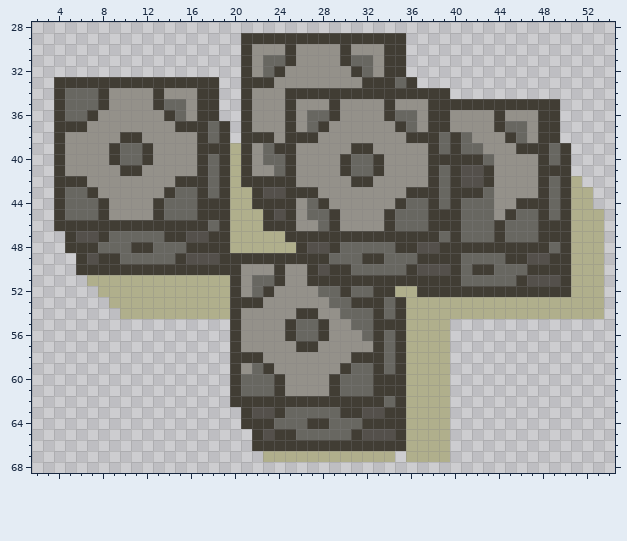
A sprite sheet gets an edit: img/decor/2x2_s_crate_cluster.png. Above: the version before the commit.
The file is 70x70 pixels. Shown: x 2..54, y 28..68.
The result:
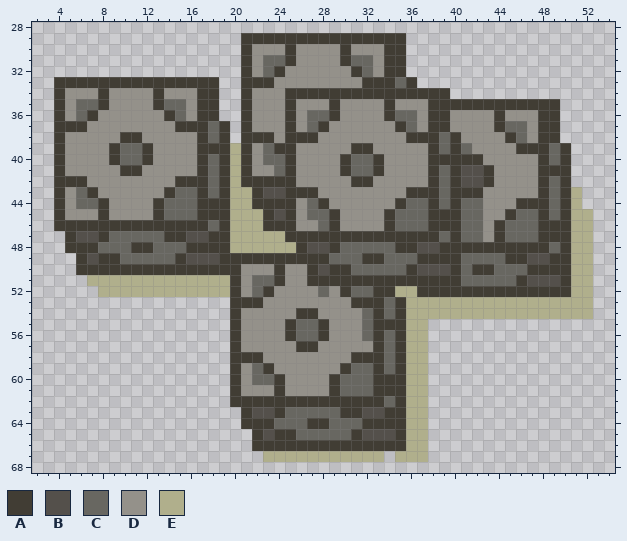
Palette (. is transparent): A #413d34  B #54504b  C #686761  D #94918a  E #b0af8c
Changes in this commit:
@@ x 2..54 @@
 33 ..AAAAAAAAAAAAAAA..AAADDDDDDDDAAACA..................
-34 ..ACCCADDDDADDDAA..ADDDAAAAAAAAAAAAAAA...............
-35 ..ACCCADDDDACCDAA..ADDDADDDADDDDADDDAAAAAAAAAAAA.....
-36 ..ACCADDDDDDACDAA..ADDDADCCADDDDACCDAADDDDADDDAA.....
+34 ..ADDDADDDDADDDAA..ADDDAAAAAAAAAAAAAAA...............
+35 ..ADCCADDDDACCDAA..ADDDADDDADDDDADDDAAAAAAAAAAAA.....
+36 ..ADCADDDDDDACDAA..ADDDADCCADDDDACCDAADDDDADDDAA.....
 37 ..AAADDDDDDDDAAACA.ADDDADCADDDDDDACDAADDDDACCDAA.....
-38 ..ADDDDDAADDDDDACA.AAADAAADDDDDDDDAAACACDDDACDAA.....
-39 ..ADDDDACCADDDDAAAEADCAADDDDDAADDDDDACACCDDDAAACA....
-40 ..ADDDDACCADDDDACAEADCCADDDDACCADDDDAAAAACDDDDACA....
+38 ..ADDDDDAADDDDDACA.AAADAAADDDDDDDDAAACADDDDACDAA.....
+39 ..ADDDDACCADDDDAAAEADCAADDDDDAADDDDDACACDDDDAAACA....
+40 ..ADDDDACCADDDDACAEADCCADDDDACCADDDDAAAAADDDDDACA....
 41 ..ADDDDDAADDDDDACAEADDCADDDDACCADDDDACABBADDDDAAA....
-42 ..AAADDDDDDDDAAACAEAAAAADDDDDAADDDDDACABBADDDDACAE...
-43 ..ACCADDDDDDACCACAEEABBAAADDDDDDDDAAACAAACDDDDACAEE..
-44 ..ACCCADDDDACCCAAAEEAAAADCADDDDDDACCACACCCDDAAACAEE..
-45 ..ACCCADDDDACCCAAAEEEABADCCADDDDACCCAAACCCDACCACAEEE.
-46 ..AAAAAAAAAAAAAACAEEEAAADDCADDDDACCCAAACCCACCCAAAEEE.
-47 ...ABBACCCCCAABBAAEEEEEAAAAAAAAAAAAAACACCCACCCAAAEEE.
-48 ...AAACCCAACCCAAAAEEEEEEABBACCCCCAABBAAAAAAAAAACAEEE.
-49 ....ABAACCCCCABBBAAAAAAAAAACCCAACCCAAAACCCCAABBAAEEE.
-50 ....AAAAAAAAAAAAAAADDDADDABAACCCCCABBBACAACCCAAAAEEE.
-51 .....EEEEEEEEEEEEEADCCADDAAAAAAAAAAAAAACCCCCABBBAEEE.
-52 ......EEEEEEEEEEEEADCADDDDCCACCAAEEAAAAAAAAAAAAAAEEE.
-53 .......EEEEEEEEEEEAAADDDDDDCCAAACAEEEEEEEEEEEEEEEEEE.
-54 ........EEEEEEEEEEADDDDDAADDCCCACAEEEEEEEEEEEEEEEEEE.
-55 ..................ADDDDACCADDCCAAAEEEE...............
-56 ..................ADDDDACCADDDCACAEEEE...............
-57 ..................ADDDDDAADDDDDACAEEEE...............
-58 ..................AAADDDDDDDDAAACAEEEE...............
-59 ..................ADCADDDDDDACCACAEEEE...............
-60 ..................ACCCADDDDACCCAAAEEEE...............
-61 ..................ACCCADDDDACCCAAAEEEE...............
-62 ..................AAAAAAAAAAAAAACAEEEE...............
-63 ...................ABBACCCCCAABBAAEEEE...............
-64 ...................AAACCCAACCCAAAAEEEE...............
-65 ....................ABAACCCCCABBBAEEEE...............
-66 ....................AAAAAAAAAAAAAAEEEE...............
-67 .....................EEEEEEEEEEEE.EEEE...............
+42 ..AAADDDDDDDDAAACAEAAAAADDDDDAADDDDDACABBADDDDACA....
+43 ..ADCADDDDDDACCACAEEABBAAADDDDDDDDAAACAAADDDDDACAE...
+44 ..ADCCADDDDACCCAAAEEAAAADCADDDDDDACCACACCDDDAAACAE...
+45 ..ADDDADDDDACCCAAAEEEABADCCADDDDACCCAAACCDDACCACAEE..
+46 ..AAAAAAAAAAAAAACAEEEAAADDCADDDDACCCAAACCDACCCAAAEE..
+47 ...ABBACCCCCAABBAAEEEEEAAAAAAAAAAAAAACACCDACCCAAAEE..
+48 ...AAACCCAACCCAAAAEEEEEEABBACCCCCAABBAAAAAAAAAACAEE..
+49 ....ABAACCCCCABBBAAAAAAAAAACCCAACCCAAAACCCCAABBAAEE..
+50 ....AAAAAAAAAAAAAAADDDADDABAACCCCCABBBACAACCCAAAAEE..
+51 .....EEEEEEEEEEEEEADCCADDAAAAAAAAAAAAAACCCCCABBBAEE..
+52 ......EEEEEEEEEEEEADCADDDDCDACCAAEEAAAAAAAAAAAAAAEE..
+53 ..................AAADDDDDDDDAAACAEEEEEEEEEEEEEEEEE..
+54 ..................ADDDDDAADDDDCACAEEEEEEEEEEEEEEEEE..
+55 ..................ADDDDACCADDDCAAAEE.................
+56 ..................ADDDDACCADDDCACAEE.................
+57 ..................ADDDDDAADDDDDACAEE.................
+58 ..................AAADDDDDDDDAAACAEE.................
+59 ..................ADCADDDDDDACCACAEE.................
+60 ..................ADCCADDDDACCCAAAEE.................
+61 ..................ADDDADDDDACCCAAAEE.................
+62 ..................AAAAAAAAAAAAAACAEE.................
+63 ...................ABBACCCCCAABBAAEE.................
+64 ...................AAACCCAACCCAAAAEE.................
+65 ....................ABAACCCCCABBBAEE.................
+66 ....................AAAAAAAAAAAAAAEE.................
+67 .....................EEEEEEEEEEE.EEE.................
 68 .....................................................
Boxes around the changes in both pictures, in picture pixels (x1, y1, x2, y2):
changed: (65, 88, 98, 121)
changed: (461, 132, 494, 242)
erased: (571, 176, 604, 319)
changed: (65, 187, 98, 220)
changed: (329, 286, 362, 330)
erased: (109, 297, 230, 319)
changed: (384, 319, 450, 462)
changed: (241, 374, 274, 396)
